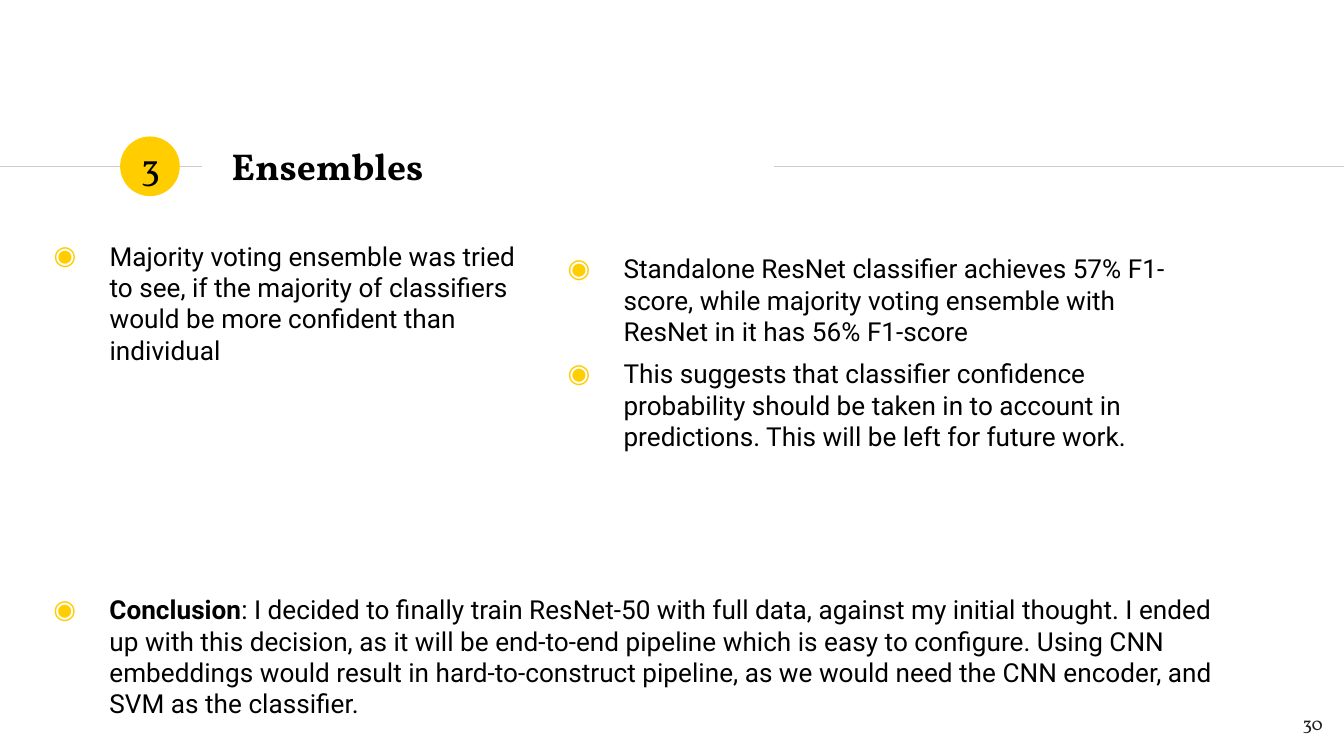
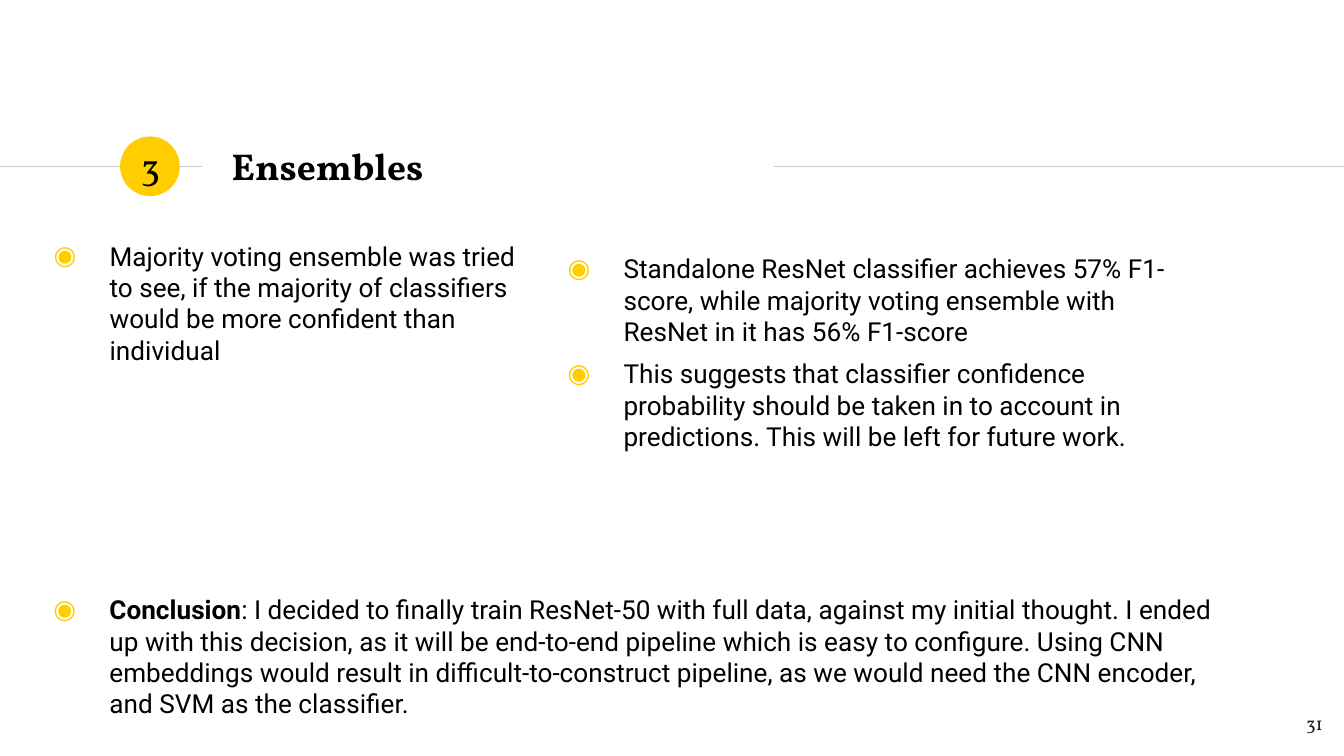
Before and after one commit to TeemuSo/Loop-Q-prize, a slide deck: slide 31 of reports/Sormunen, Teemu_Overview.pptx (slide 30 before the commit). Drawn at 1344x756 pixels with LibreOffice and Linux fonts; fonts in the diff are those of the drawing. Boxes give left, top, right and bottom in pixels: in the first picture for what was removed or moved away, otherwise in the second. Text is boxed around its words. In the diff, an @@ line names an element or a change of style, - is before the commit and + after.

```diff
--- a/reports/Sormunen, Teemu_Overview.pptx
+++ b/reports/Sormunen, Teemu_Overview.pptx
@@ text at (109,599,1211,714): text changed @@
-◉ Conclusion: I decided to finally train ResNet-50 with full data, against my initial thought. I ended up with this decision, as it will be end-to-end pipeline which is easy to configure. Using CNN embeddings would result in hard-to-construct pipeline, as we would need the CNN encoder, and SVM as the classifier.
+◉ Conclusion: I decided to finally train ResNet-50 with full data, against my initial thought. I ended up with this decision, as it will be end-to-end pipeline which is easy to configure. Using CNN embeddings would result in difficult-to-construct pipeline, as we would need the CNN encoder, and SVM as the classifier.
@@ page number at (1306,720,1323,733): text changed @@
-30
+31
```
Also in this commit, not shown: 16 other slides changed, 1 slide added.
